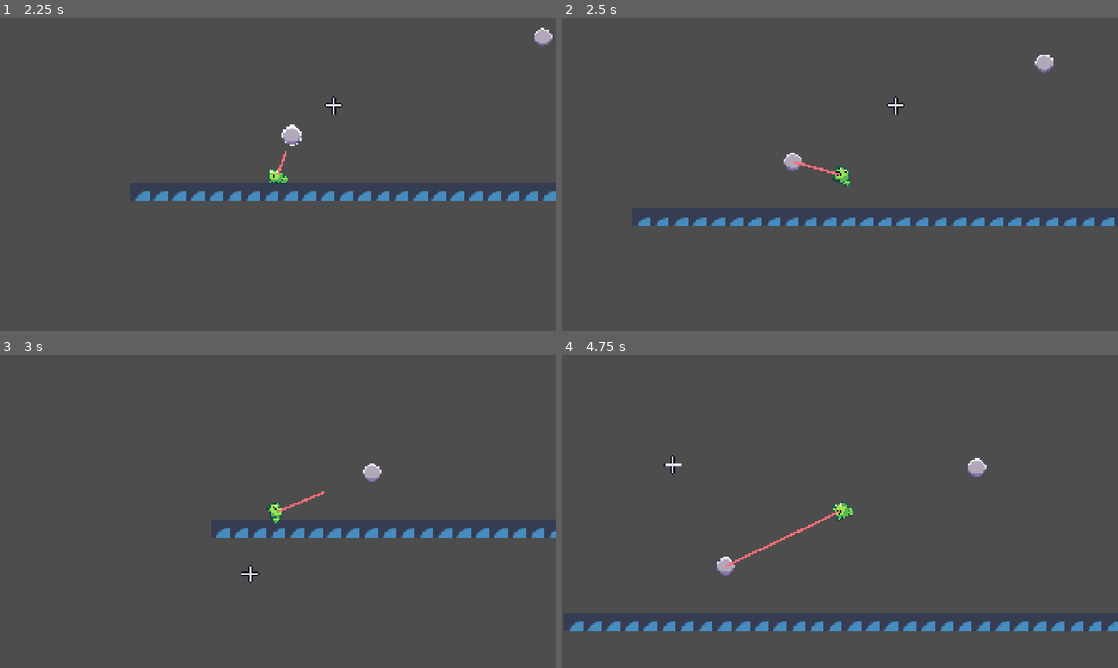
Above: before the commit, frames 1-4 (two rows, left to right).
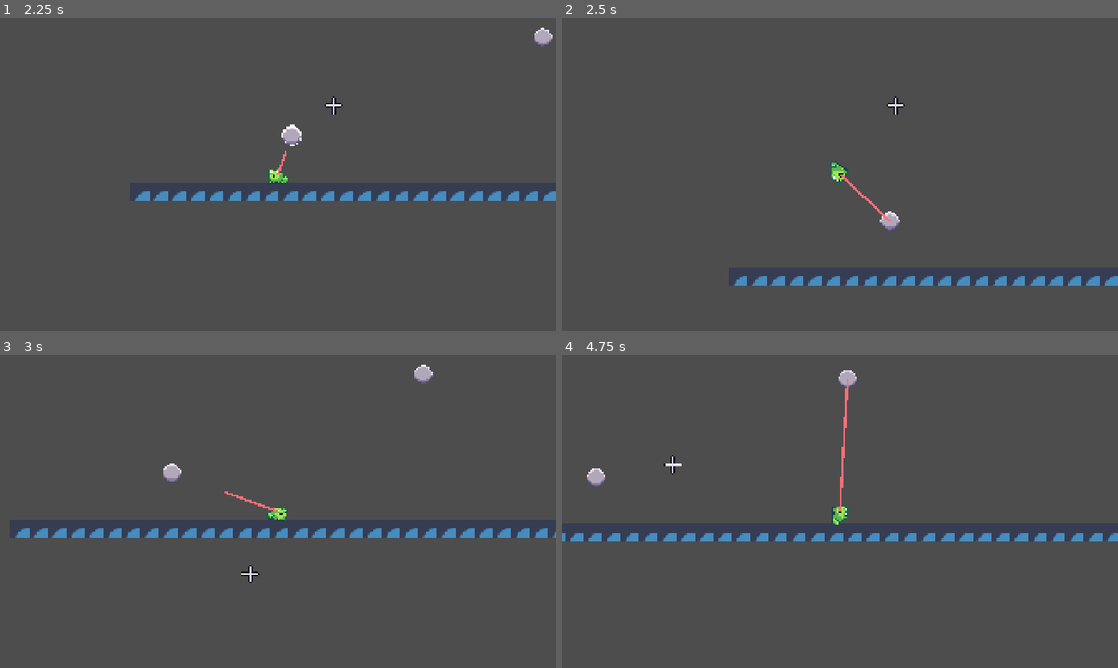
Above: after the commit, the same moments.

Repository: MadAvidCoder/Spin-phibian
Game: Godot game, scene res://scenes/main.tscn
The game is run twice, just before and just after one commit, with the same random seed, the same clock (stepped at 60 frames per second) and the same inputs. The engine's default icon, where the game draws it, is replaced by a stand-in: a white triangle on a blue panel in a dark square.
Inputs (mouse positions are in pixels of both pictures, inside the frame that each line leads up to):
- Up to frame 1 (2.25 s): tap Enter at 0.5 s; move the mouse to (400, 158) at 0.52 s; hold D (right) 0.53-2.03 s; click (400, 158) at 0.6 s; move the mouse to (166, 190) at 1.27 s; click (166, 190) at 1.35 s; move the mouse to (333, 105) at 2.02 s; hold A (left) from 2.03 s (still down); click (333, 105) at 2.1 s
- Up to frame 2 (2.5 s): keep holding A (left)
- Up to frame 3 (3 s): move the mouse to (250, 574) at 2.77 s; release A (left) at 2.78 s; hold D (right) from 2.78 s (still down); click (250, 574) at 2.85 s
- Up to frame 4 (4.75 s): move the mouse to (1006, 558) at 3.52 s; click (1006, 558) at 3.6 s; move the mouse to (673, 464) at 4.27 s; release D (right) at 4.28 s; hold A (left) from 4.28 s (still down); click (673, 464) at 4.35 s

Frame 1 is identical in both runs. In frame 2, 3.4% of the frame differs, in the area x 13-100%, y 11-86%; in frame 3, 2.2%; in frame 4, 4.5%, in the area x 0-100%, y 4-89%.

Commit message:
Fix orbit direction
For bottom right only

Diff:
--- a/src/scripts/frog.gd
+++ b/src/scripts/frog.gd
@@ -46,6 +46,14 @@
 					angular_speed = -abs(angular_speed)
 				else:
 					angular_speed = abs(angular_speed)
+			elif dir.x < 0 and dir.y < 0:
+				if rad_to_deg(vel.angle()) > rad_to_deg(ang) and rad_to_deg(vel.angle()) < rad_to_deg(ang) + 180:
+					angular_speed = -abs(angular_speed)
+					print("x")
+				else:
+					angular_speed = abs(angular_speed)
+					print("Y")
+
 
 func on_anchor_released():
 	if state == States.GRAPPLED:
